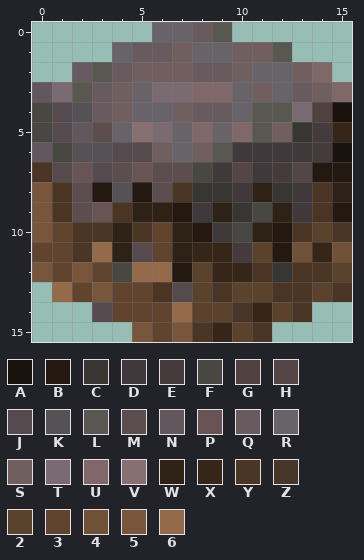
Pixel-art sprite -- instance/overrides/assets/icon_16x16.png. Above: the version before the commit.
The file is 16x16 pixels. Colours within 5 levels of each other are drawn and written as one.
Palette (. is transparent): A #1a120c  B #231911  C #373632  D #40393c  E #463b3c  F #484742  G #504040  H #544546  J #554a4e  K #555155  L #585750  M #5c4e4e  N #62575c  P #695455  Q #685b60  R #686368  S #715f60  T #796b71  U #806768  V #886f71  W #2e2116  X #362519  Y #4a3423  Z #463529  2 #5b422d  3 #61442e  4 #705138  5 #78563b  6 #946a4a
Pixels before, first column x 0:
 0 ......RRQL......
 1 ....RQQSRRSSL...
 2 ..QLQSSSQQSRRSU.
 3 NTLQSRTTUURSRQSU
 4 FJKQSRRSQQRLLTGA
 5 FJNMRVTRURULSCEX
 6 NFKKJJSRSLDDDDEA
 7 YJPJMPMMFDHDEHBB
 8 5YMBKBMYCCDWCDYW
 9 5YMPYWWBDWCFWDYB
10 53YYWY3WBDFWBY2Y
11 33Y6WJ3WXXE2B4X4
12 5353F66B2XXYCYY2
13 .63533YJ2Y22YY2Y
14 ...J333622ZX2Y..
15 .....535YX2Y....
After:
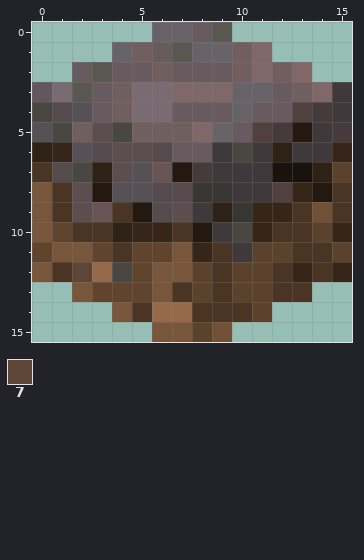
Colours new in this view: 7 #5d4636
Change:
Changed rows in their new state; - is an unchanged pixel.
first column x 0:
 1 -----S-L---U.---
 2 -----Q-Q---USU.-
 3 -----T-U---RQSUD
 4 -----TTQ---QQGED
 5 KFS-FSSS--QGEBDE
 6 WX-JMMJQQDF-W-DX
 7 --FW-KPBE-D-AAW2
 8 -----KJJ---DGXBY
 9 -----BJM---XXY4Y
10 -----XXY---XY--X
11 -553Y3-5-YD-2YY2
12 -Y76-355-Y22YX-X
13 -.53--5Y------..
14 ---.5Y6-YYY2..--
15 -----.5-24..----
Where, in picture pixels (left, top, right, bottom), the same in both pictures:
changed: (32, 42, 352, 342)
